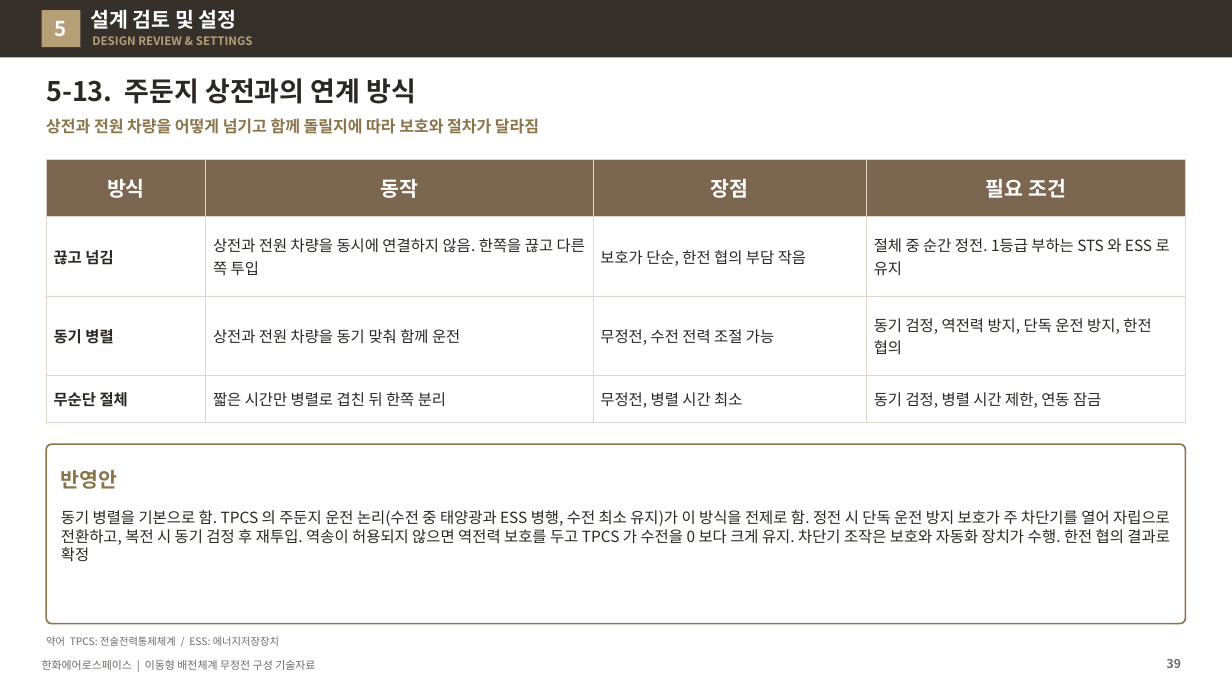
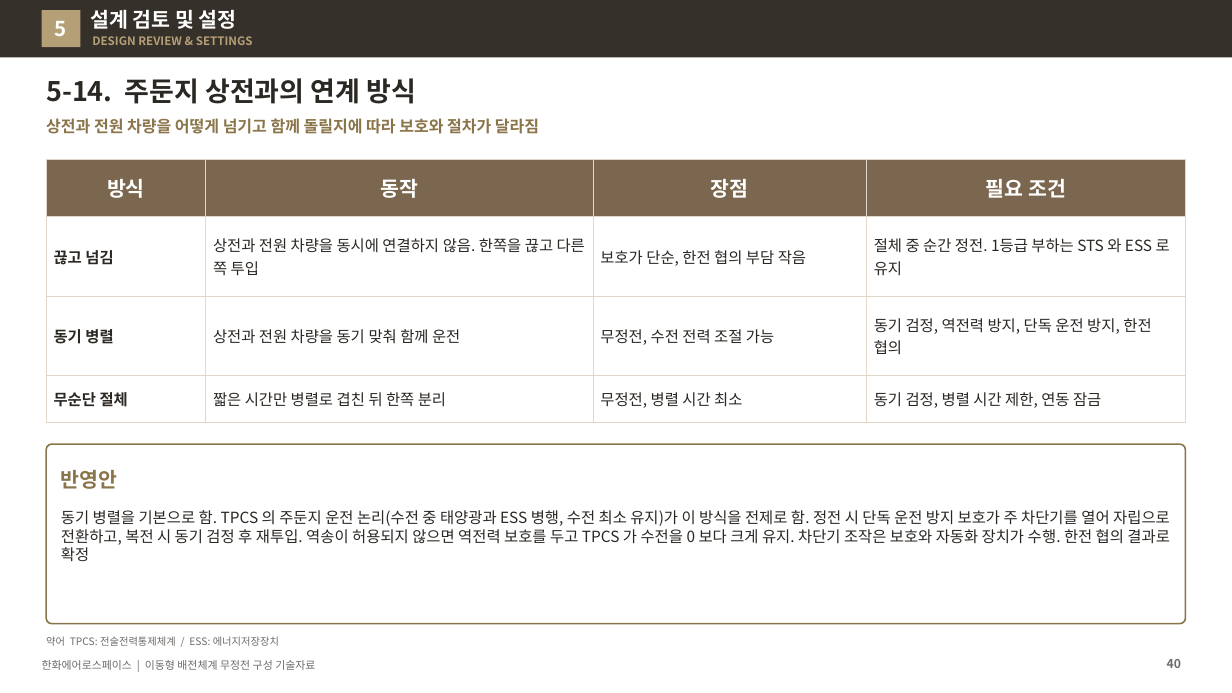
Before and after one commit to byunjd112-hue/headroom, a slide deck: slide 40 of mobile_ems/docs/out/IFPS_이동형배전체계_무정전구성_기술자료_Rev72.pptx (slide 39 before the commit). Drawn at 1232x693 pixels with LibreOffice and Linux fonts; fonts in the diff are those of the drawing. Boxes give left, top, right and bottom in pixels: in the first picture for what was removed or moved away, otherwise in the second. Text is boxed around its words. In the diff, an @@ line names an element or a change of style, - is before the commit and + after.

```diff
--- a/mobile_ems/docs/out/IFPS_이동형배전체계_무정전구성_기술자료_Rev72.pptx
+++ b/mobile_ems/docs/out/IFPS_이동형배전체계_무정전구성_기술자료_Rev72.pptx
@@ title at (x1=46, y1=78, x2=416, y2=104): text changed @@
-5-13. 주둔지 상전과의 연계 방식
+5-14. 주둔지 상전과의 연계 방식
@@ page number at (x1=1167, y1=659, x2=1181, y2=668): text changed @@
-39
+40
```
Also in this commit, not shown: 16 other slides changed, 2 slides added, 4 other files.
